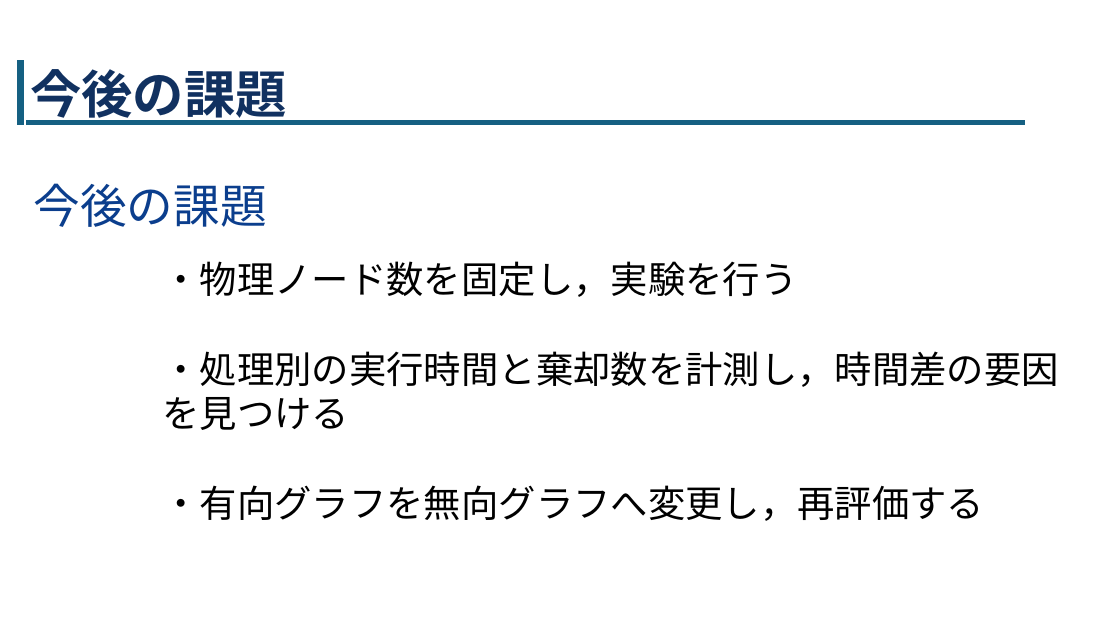
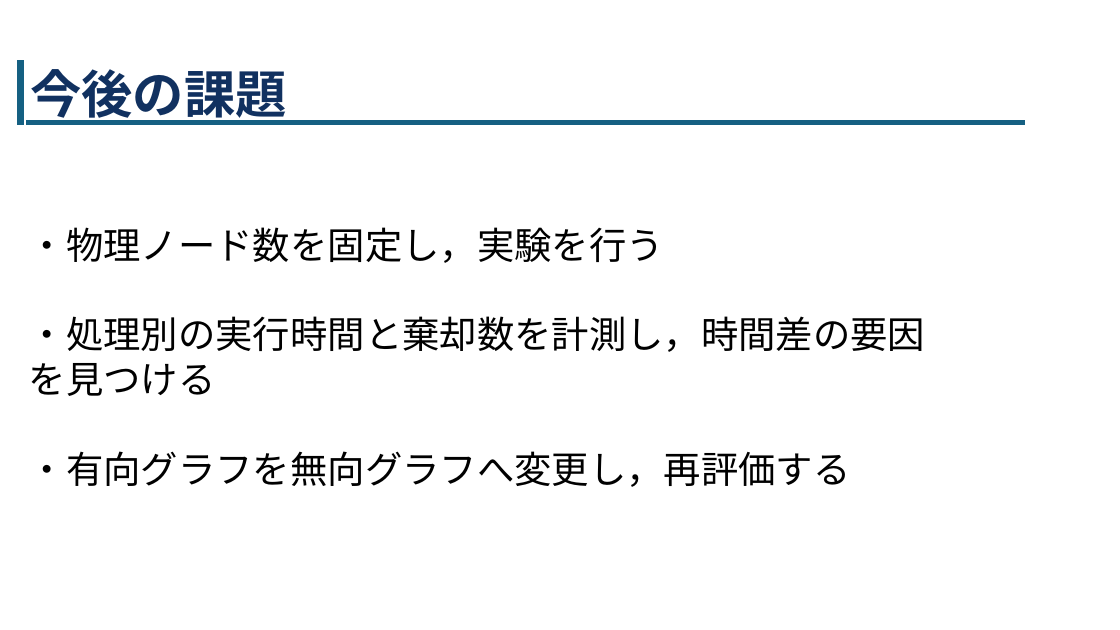
Before and after one commit to tanakalab/15-NFV-and-virtual-networking, a slide deck: slide 10 of 0次案/卒研発表_nomovie.pptx. Drawn at 1120x630 pixels with LibreOffice and Linux fonts; fonts in the diff are those of the drawing. Boxes give left, top, right and bottom in pixels: in the first picture for what was removed or moved away, otherwise in the second. Text is boxed around its words. In the diff, an @@ line names an element or a change of style, - is before the commit and + after.

```diff
--- a/0次案/卒研発表_nomovie.pptx
+++ b/0次案/卒研発表_nomovie.pptx
@@ text removed at (34, 183, 267, 227) @@
-今後の課題
@@ text "・物理ノード数を固定し，実験を行う": place and size @@
-text "・物理ノード数を固定し，実験を行う" at (163, 261, 1059, 521)
+text "・物理ノード数を固定し，実験を行う" at (29, 227, 925, 487)
```
Also in this commit, not shown: 1 other slide changed.
